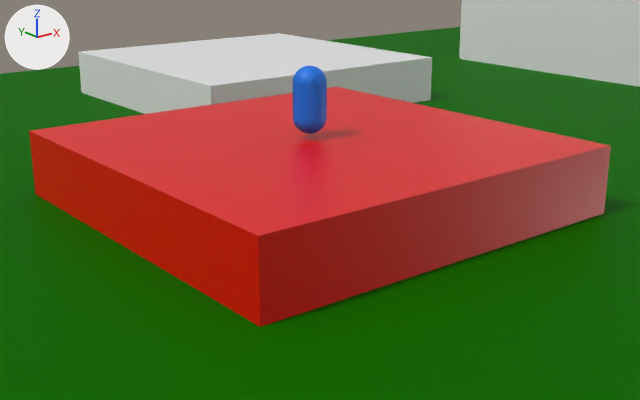
What one commit did to the Blender file data/source/ShootingRange.blend.
Camera for both pictures: a 50 mm lens placed at (-15.83, -20.27, 9.14), pointed at (-0.32, -0.87, 1.38). The lights are fixed; the arrows at upper left show +X, +Y and +Z.
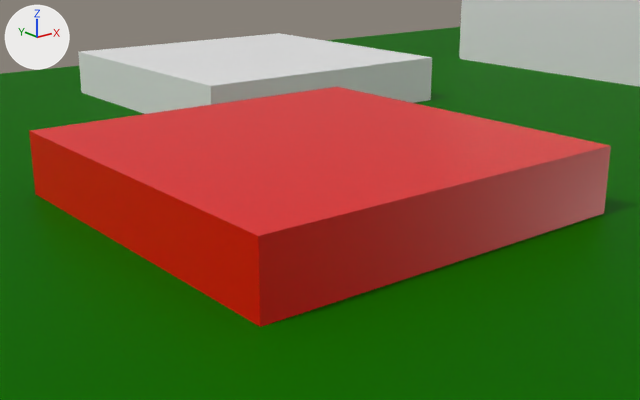
Where the change shows, as pixel boxes [x1, y1, x2, y2] in the pictures (640 x 400 px):
'Icosphere', deleted (blue): before [293, 66, 327, 134]

The change, as a diff of the scene's bpy script:
```diff
--- a/data/source/ShootingRange.blend.py
+++ b/data/source/ShootingRange.blend.py
@@ ob_icosphere @@
-ob_icosphere = bpy.data.objects.new('Icosphere', me_icosphere)
-ob_icosphere.location = (0.0, 0.0, 4.82)
-ob_icosphere.rotation_euler = (1.571, 0.0, 0.0)  # degrees (90, 0, 0)
```
